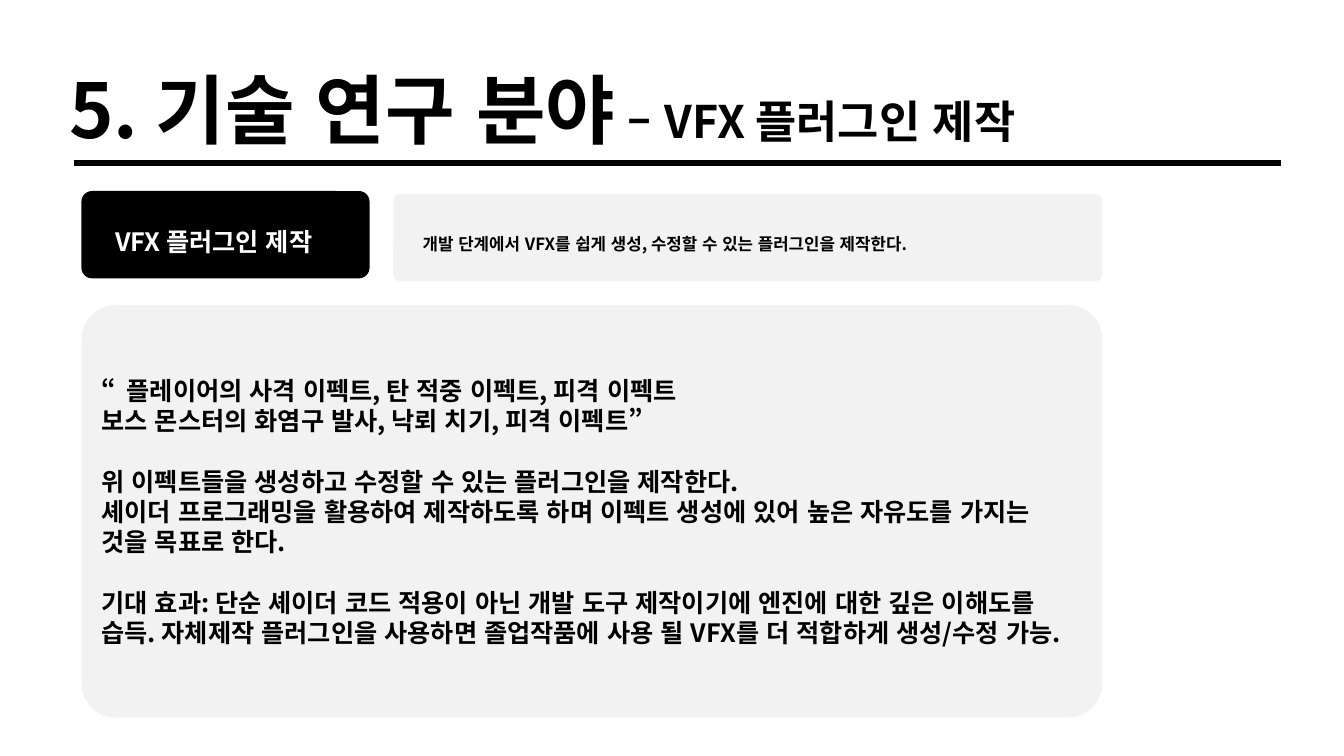
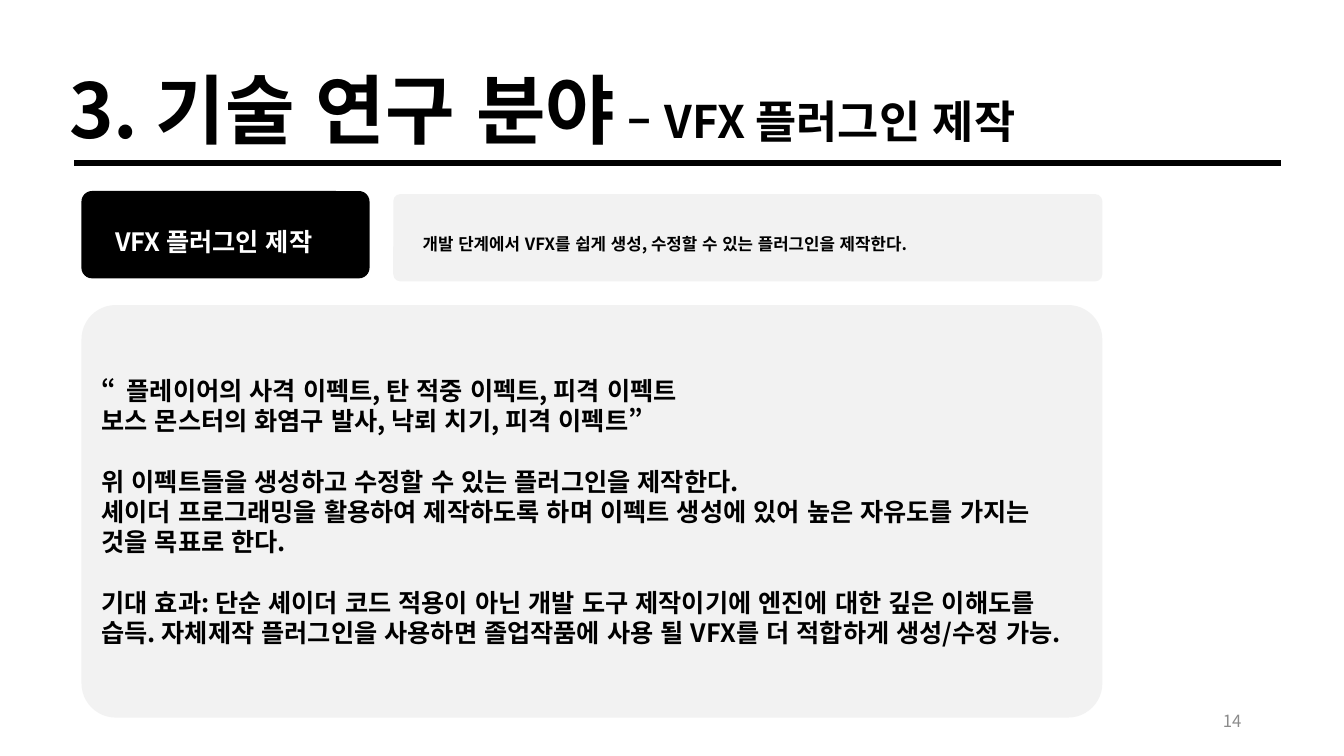
Before and after one commit to taeho-choi/wire-hunter, a slide deck: slide 14 of 문서/기획/기획발표자료.pptx (slide 16 before the commit). Drawn at 1344x756 pixels with LibreOffice and Linux fonts; fonts in the diff are those of the drawing. Boxes give left, top, right and bottom in pixels: in the first picture for what was removed or moved away, otherwise in the second. Text is boxed around its words. In the diff, an @@ line names an element or a change of style, - is before the commit and + after.

```diff
--- a/문서/기획/기획발표자료.pptx
+++ b/문서/기획/기획발표자료.pptx
@@ text at [69,74,1015,145]: text changed @@
-5. 기술 연구 분야 – VFX 플러그인 제작
+3. 기술 연구 분야 – VFX 플러그인 제작
@@ page number added at [1223,715,1242,727], 12 pt, text #8C8C8C @@
+14
```
Also in this commit, not shown: 16 other slides changed, 1 slide added.
